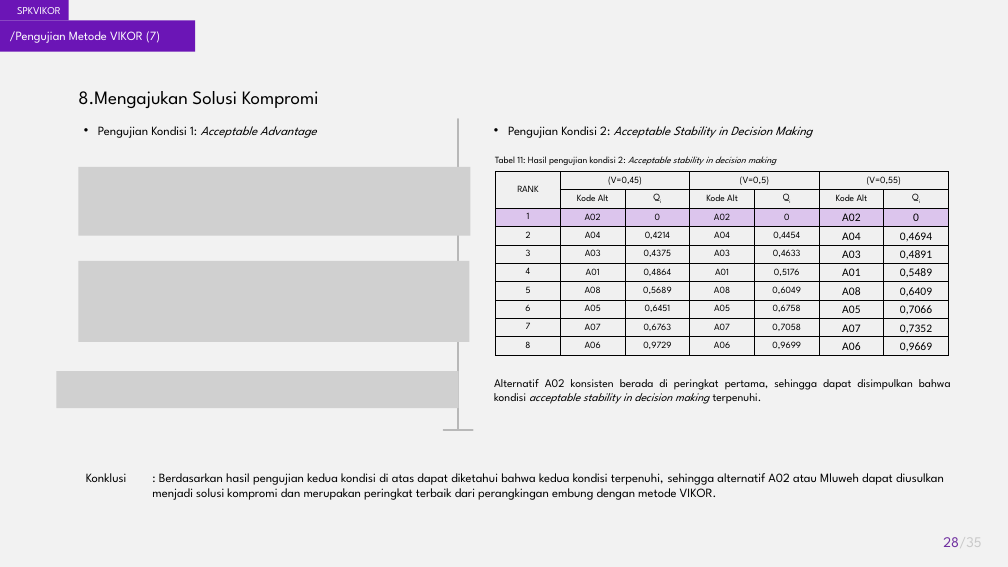
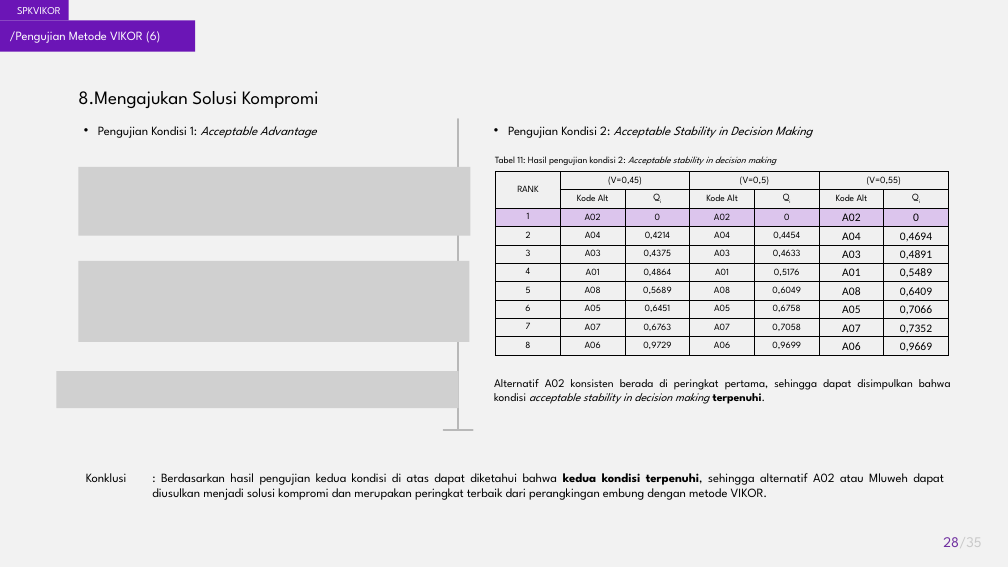
Before and after one commit to akhmadali7/TugasAkhir, a slide deck: slide 28 of PPT - TA - Akhmad Ali Sajidin.pptx. Drawn at 1008x567 pixels with LibreOffice and Linux fonts; fonts in the diff are those of the drawing; grey boxes stand for pictures. Boxes give left, top, right and bottom in pixels: in the first picture for what was removed or moved away, otherwise in the second. Text is boxed around its words. In the diff, an @@ line names an element or a change of style, - is before the commit and + after.

```diff
--- a/PPT - TA - Akhmad Ali Sajidin.pptx
+++ b/PPT - TA - Akhmad Ali Sajidin.pptx
@@ text at box(10, 31, 161, 43): text changed @@
-/Pengujian Metode VIKOR (7)
+/Pengujian Metode VIKOR (6)
@@ text "Alternatif A02 konsisten berada di ..." at box(494, 379, 951, 404): bold on in "terpenuhi." @@
@@ text "Konklusi : Berdasarkan hasil pengujian ..." at box(86, 473, 944, 500): bold on in "kedua kondisi terpenuhi," @@
```
Also in this commit, not shown: 3 other slides changed, 1 other file.
